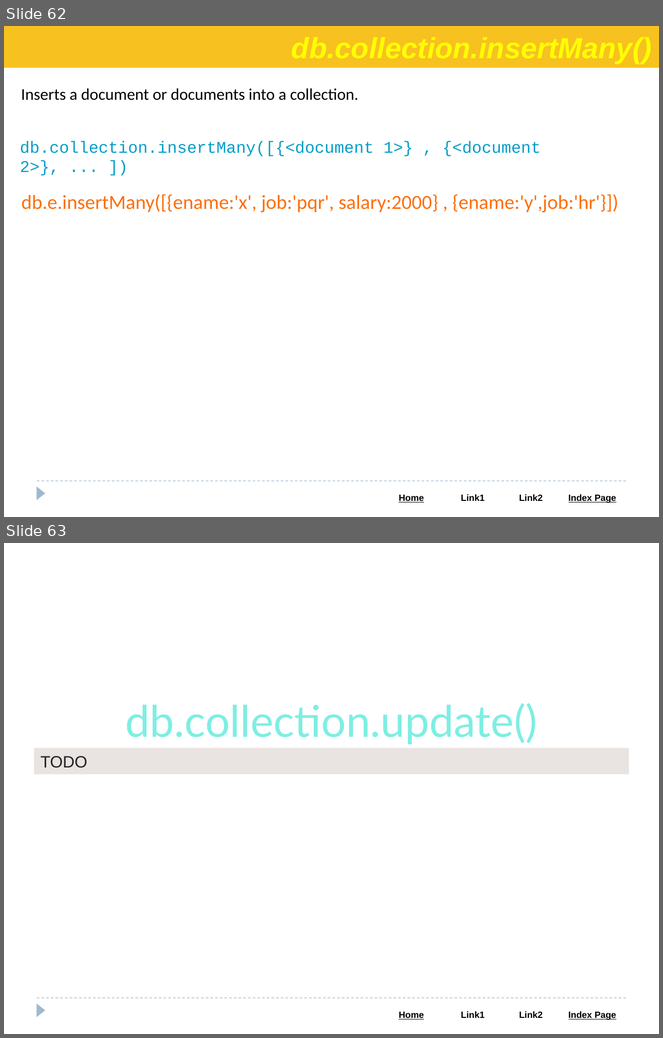
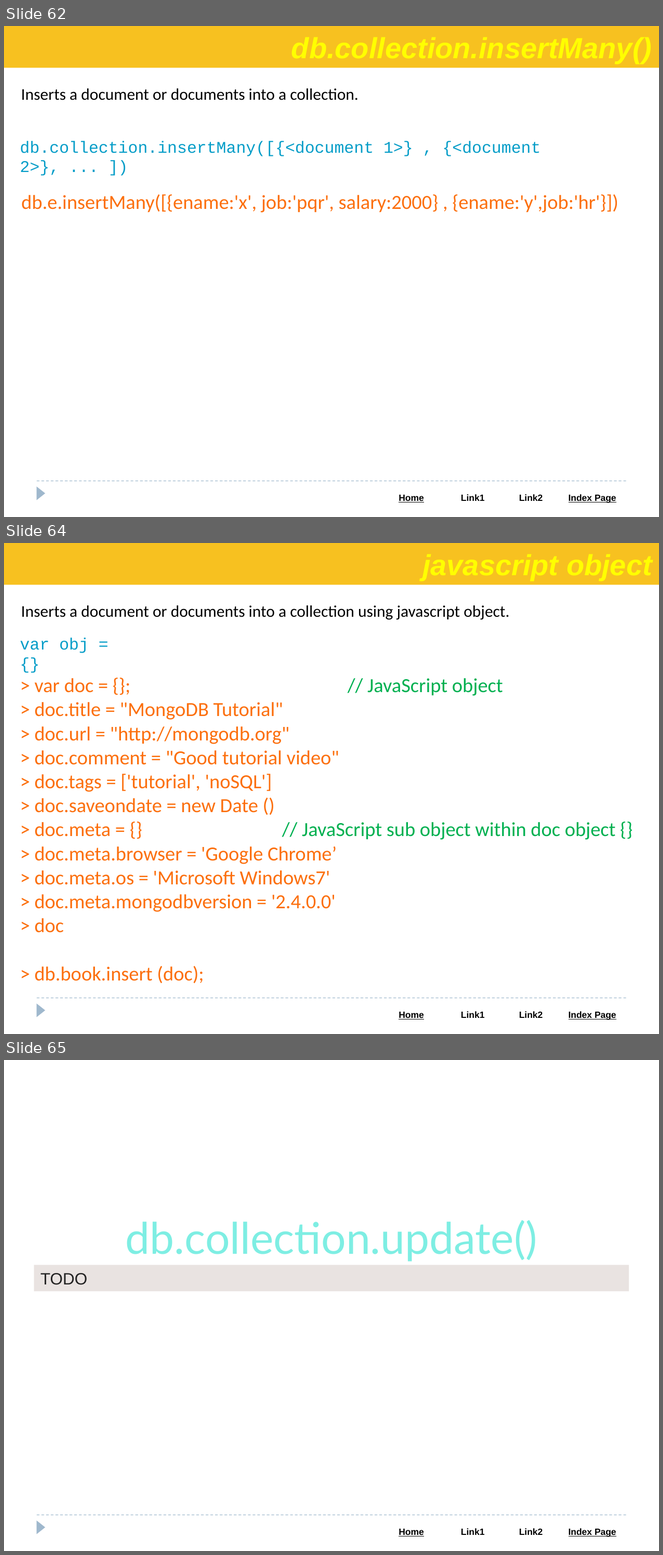
Before and after one commit to Saleel-Bagde/PPT-s, a slide deck: MongoDB PPT.pptx. Shown one above the other, each under a label of ours: slides 62 and 63 before the commit, slides 62, 64 and 65 after it; the slides between them are not shown. The pictures are 663x1038 and 663x1555 pixels, drawn with LibreOffice and Linux fonts; fonts in the diff are those of the drawing. Boxes give left, top, right and bottom in pixels: in the first picture for what was removed or moved away, otherwise in the second. Text is boxed around its words. In the diff, an @@ line names an element or a change of style, - is before the commit and + after.

```diff
--- a/MongoDB PPT.pptx
+++ b/MongoDB PPT.pptx
@@ slide 64 added at box(4, 543, 659, 1034), background #FFFFFF; not listed: 3 template elements that a slide beside it also shows @@
@@ rectangle added at box(4, 543, 659, 585), fill #F7C120 @@
@@ text added at box(21, 605, 509, 620), 18 pt, text #000000 @@
+Inserts a document or documents into a collection using javascript object.
@@ text added at box(20, 638, 89, 653), 18 pt, text #049DC8 @@
+var obj = {}
@@ text added at box(35, 678, 616, 983), 22 pt, text #FC6F0D @@
+> var doc = {}; // JavaScript object
+> doc.title = "MongoDB Tutorial"
+> doc.url = "http://mongodb.org"
+> doc.comment = "Good tutorial video"
+> doc.tags = ['tutorial', 'noSQL']
+> doc.saveondate = new Date ()
+> doc.meta = {} // JavaScript sub object within doc object {}
+> doc.meta.browser = 'Google Chrome’
+> doc.meta.os = 'Microsoft Windows7'
+> doc.meta.mongodbversion = '2.4.0.0'
+> doc
+> db.book.insert (doc);
@@ what was slide 63 is now slide 65 @@
```
Also in this commit, not shown: 1 other slide added.
